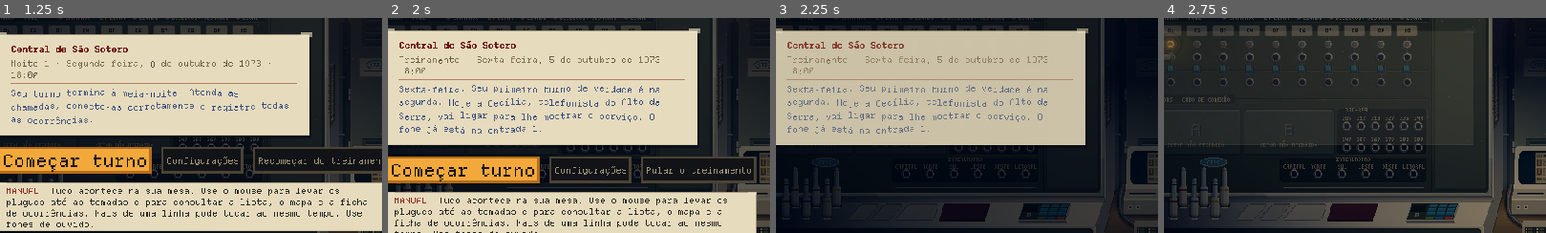
Above: before the commit, frames 1-4 (left to right).
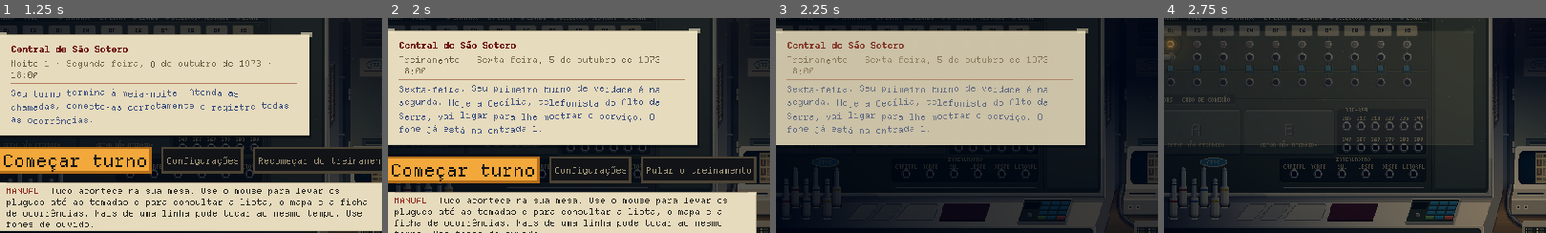
Above: after the commit, the same moments.

Repository: MendelDdS/Project-Switchboard
Game: Godot game, scene res://scenes/app.tscn
Same seed, same stepped clock (60 frames per second), same inputs: the game is played once before the commit and once after it.
Inputs:
- Up to frame 1 (1.25 s): click "Pular o treinamento" at 0.5 s
- Up to frame 2 (2 s): click "Recomeçar do treinamento" at 1.25 s
- Up to frame 3 (2.25 s): click "Começar turno" at 2 s
- Up to frame 4 (2.75 s): no input
The pictures show only the part of the screen within x 5-55%, y 15-65%; the shares and areas given below are measured in that part.

Frames 1-2 are identical in both runs. In frame 3, 0.5% of the frame differs, in the area x 63-78%, y 84-96%; in frame 4, 0.8%, in the area x 63-78%, y 84-97%.

Commit message:
fix(#0000): switchboard and dialer finish: the panel contact shadow on the shelf stops at the shelf tip (it opened 2 px to the right past it and fell on the side as a dark triangle); the shelf dialer is deeper (DEPTH 29, front kept by FRONT, _back) and 2 px lower, with taller keys and readout; its shadow also falls on the right (2 px, the outer one fainter); the line lamp is round (PixelArt.disc, not slanted, it read as a glyph) and centered under the readout, which is centered left of the keys; each key casts a 1 px shadow on the plate
Co-Authored-By: Claude Opus 5.5 <noreply@anthropic.com>
Claude-Session: https://claude.ai/code/session_01E6iU7HgwQq8Qs6iJkyPqsC

Diff:
--- a/scripts/ui/background.gd
+++ b/scripts/ui/background.gd
@@ -2749,8 +2749,9 @@
 			for j in range(2, 5):   # o risco de posição, pixel a pixel
 				draw_rect(Rect2((c + Vector2(cos(a), sin(a)) * j).floor(), Vector2.ONE), Pal.BOARD_INK)
 	draw_rect(Rect2(b.position.x, b.end.y, b.size.x, 3), SHELL[2])
-	_poly(PackedVector2Array([Vector2(b.position.x, b.end.y + 3), Vector2(b.end.x, b.end.y + 3),
-		Vector2(b.end.x + 2, b.end.y + 7), Vector2(b.position.x - 3, b.end.y + 7)]), Color(0, 0, 0, 0.3))
+	var lip := func(y: float) -> float: return floorf(lerpf(b.end.x, fx1, (y - b.end.y) / (sy - b.end.y)))   # a ponta da prateleira na linha `y` (por baixo: arredondada, sobrava 1 px)
+	_poly(PackedVector2Array([Vector2(b.position.x, b.end.y + 3), Vector2(lip.call(b.end.y + 3), b.end.y + 3),
+		Vector2(lip.call(b.end.y + 7), b.end.y + 7), Vector2(b.position.x - 3, b.end.y + 7)]), Color(0, 0, 0, 0.3))   # (até a ponta da prateleira: passando dela, caía na lateral, um triângulo escuro)
 	if b.position.y > vp.y + 1.0:   # os olhos estão acima do painel: o tampo dele aparece
 		var r := Switchboard.SHELL_R
 		var tl := b.position + Vector2(r, 0)
--- a/scripts/ui/dialer.gd
+++ b/scripts/ui/dialer.gd
@@ -13,13 +13,14 @@
 
 const Dialing := preload("res://scripts/dialing.gd")
 const DialView := preload("res://scripts/ui/dial_view.gd")
-const DEPTH := 22   ## da beira de trás à da frente, deitado
+const DEPTH := 29   ## da beira de trás à da frente, deitado: de trás, encosta no rodapé do painel...
+const FRONT := 13   ## ...e a da frente fica tanto abaixo da linha do meio da prateleira
 const FACE := 3     ## a frente, em pé
-const KEY := Vector2i(10, 4)   ## cada tecla, deitada (largura e fundura: o tampo na luz, o meio e a frente)...
+const KEY := Vector2i(10, 5)   ## cada tecla, deitada (largura e fundura: o tampo na luz, o meio e a frente)...
 const KEY_GAP := Vector2i(2, 1)   ## ...e o vão entre elas
-const KEYS_AT := Vector2i(25, 2)   ## o canto de trás à esquerda do teclado, na tampa: à direita, na fundura toda
-const SCREEN := Rect2i(3, 3, 19, 8)   ## o visor, na tampa, à esquerda do teclado...
-const LAMP_AT := Vector2i(11, 14)   ## ...e embaixo dele, a lâmpada de linha (3 × 3), com o aro em volta
+const KEYS_AT := Vector2i(25, 3)   ## o canto de trás à esquerda do teclado, na tampa: à direita, na fundura toda
+const SCREEN := Rect2i(4, 4, 19, 9)   ## o visor, na tampa, à esquerda do teclado...
+const LAMP_AT := Vector2i(13, 20)   ## ...e embaixo dele, a lâmpada de linha (o meio), redonda, no meio do vão até a beira da frente
 const BLINK := 0.5   ## s: a lâmpada acesa, depois apagada, chamando (como no de perto, `DialView.BLINK`)
 const ORDER := ["1", "2", "3", "4", "5", "6", "7", "8", "9", "DIAL", "0", "END"]   ## as teclas, linha a linha (`Dialing.key`)
 const SUNK_SEC := 0.15   ## s: a tecla apertada (aqui ou no de perto) fica afundada
@@ -45,7 +46,7 @@
 func _process(_delta: float) -> void:
 	_mid = _board._shelf_mid()
 	_cx = _board.dialer_x()
-	var r := Rect2(_cx - Switchboard.DIALER_W / 2.0 - 8.0, roundf(_mid - DEPTH / 2.0) - 3.0, Switchboard.DIALER_W + 16.0, DEPTH + FACE + 5.0)
+	var r := Rect2(_cx - Switchboard.DIALER_W / 2.0 - 8.0, _back() - 3.0, Switchboard.DIALER_W + 16.0, DEPTH + FACE + 5.0)
 	if r != Rect2(position, size):
 		position = r.position
 		size = r.size
@@ -77,13 +78,24 @@
 	return _board._receding(Vector2(end, _mid), y) - end
 
 
+## A linha da beira de trás (px da mesa).
+func _back() -> float:
+	return roundf(_mid) + FRONT - DEPTH
+
+
+## O ponto `p` da tampa (x ao longo do discador, y da beira de trás) na mesa, sem deitar (como as linhas do `_flat`).
+func _at(p: Vector2i) -> Vector2:
+	var y := _back() + p.y
+	return Vector2(_left(y) + p.x, y - (1.0 if _hover else 0.0))
+
+
 ## A beira esquerda do discador na linha `y` (px da mesa); a frente fica em pé e não deita mais.
 func _left(y: float) -> float:
-	return roundf(_cx - Switchboard.DIALER_W / 2.0 + _slant(minf(y, roundf(_mid - DEPTH / 2.0) + DEPTH - 1)))
+	return roundf(_cx - Switchboard.DIALER_W / 2.0 + _slant(minf(y, _back() + DEPTH - 1)))
 
 
 func _inside(p: Vector2) -> bool:
-	var y0 := roundf(_mid - DEPTH / 2.0) - (1.0 if _hover else 0.0)
+	var y0 := _back() - (1.0 if _hover else 0.0)
 	return p.y >= y0 and p.y < y0 + DEPTH + FACE and p.x >= _left(p.y) and p.x < _left(p.y) + Switchboard.DIALER_W
 
 
@@ -111,7 +123,7 @@
 ## Um retângulo `r` no plano da tampa (x ao longo do discador, y da beira de trás para a frente), cada linha no lugar
 ## dela na prateleira.
 func _flat(r: Rect2i, col: Color) -> void:
-	var y0 := roundf(_mid - DEPTH / 2.0) - (1.0 if _hover else 0.0)
+	var y0 := _back() - (1.0 if _hover else 0.0)
 	for v in range(r.position.y, r.end.y):
 		var y := y0 + v
 		draw_rect(Rect2(_left(y + (1.0 if _hover else 0.0)) + r.position.x, y, r.size.x, 1), col)
@@ -121,9 +133,15 @@
 	draw_set_transform(-position)
 	var w := int(Switchboard.DIALER_W)
 	var s := Pal.SHELL
-	# a sombra na prateleira, a caixa (a tampa e a frente em pé) com as quinas quebradas
-	var y0 := roundf(_mid - DEPTH / 2.0)
-	draw_rect(Rect2(_left(y0 + DEPTH) + 1.0, y0 + DEPTH + FACE, w, 1), Color(0, 0, 0, 0.3))
+	# a sombra na prateleira, embaixo da frente e à direita (como a dos broches), mais fraca na beira de fora; a caixa
+	# (a tampa e a frente em pé) com as quinas quebradas
+	var y0 := _back()
+	for v in range(2, DEPTH + FACE + 1):
+		var y := y0 + v
+		var x := _left(y) + w
+		draw_rect(Rect2(x, y, 1, 1), Color(0, 0, 0, 0.3))
+		draw_rect(Rect2(x + 1, y, 1, 1), Color(0, 0, 0, 0.15))
+	draw_rect(Rect2(_left(y0 + DEPTH) + 1.0, y0 + DEPTH + FACE, w - 1, 1), Color(0, 0, 0, 0.3))
 	_flat(Rect2i(1, 0, w - 2, 1), s[7])
 	_flat(Rect2i(0, 1, w, DEPTH - 1), s[6])
 	_flat(Rect2i(0, 1, 1, DEPTH - 1), s[7])   # a beira da esquerda na luz, a da direita na sombra
@@ -138,10 +156,9 @@
 	if dialing != null and dialing.digits != "":   # no meio do visor (as letras do `tiny` ficam nas linhas 3 a 7 da imagem)
 		var mid := y0 - (1.0 if _hover else 0.0) + SCREEN.get_center().y
 		draw_texture(PixelArt.tiny(dialing.digits), Vector2(_left(mid + (1.0 if _hover else 0.0)) + SCREEN.position.x + 4, roundf(mid) - 5.0), Pal.GREEN)
-	# a lâmpada, no aro creme
-	_flat(Rect2i(LAMP_AT - Vector2i.ONE, Vector2i(5, 5)), s[4])
+	# a lâmpada, redonda no aro creme (sem deitar: pequena, linha a linha virava um borrão dentado)
 	var lamp := _lamp()
-	_flat(Rect2i(LAMP_AT, Vector2i(3, 3)), Pal.LAMP_GLASS if lamp.a == 0.0 else lamp)
+	draw_texture(PixelArt.disc(5, [[1.5, Pal.LAMP_GLASS if lamp.a == 0.0 else lamp], [2.5, s[5], s[4], s[3]]]), _at(LAMP_AT) - Vector2(2, 2))
 	# o teclado: as teclas com o tampo na luz e a frente na sombra; Discar e Encerrar nos cantos de baixo
 	for i in 12:
 		var k := KEYS_AT + Vector2i(i % 3, i / 3) * (KEY + KEY_GAP)
@@ -153,6 +170,7 @@
 		_flat(Rect2i(k, Vector2i(KEY.x, 1)), cap[3])
 		_flat(Rect2i(k + Vector2i(0, 1), Vector2i(KEY.x, KEY.y - 2)), cap[2])
 		_flat(Rect2i(k + Vector2i(0, KEY.y - 1), Vector2i(KEY.x, 1)), cap[1])
+		_flat(Rect2i(k + Vector2i(0, KEY.y), Vector2i(KEY.x, 1)), Color(0, 0, 0, 0.35))   # a sombra na placa: a tecla salta dela
 
 
 func _draw_pop() -> void:
@@ -162,7 +180,7 @@
 	var cap := T.text(T.Key.DIAL_TITLE)
 	var tape := get_theme_stylebox("normal", "TapedLabel")
 	var ts := (Pal.ui.get_string_size(cap, HORIZONTAL_ALIGNMENT_LEFT, -1, 11) + tape.get_minimum_size()).round()
-	var at := Vector2(minf(roundf(_cx - ts.x / 2.0), _board.size.x - ts.x - 2.0), roundf(_mid - DEPTH / 2.0) - ts.y - 6.0)
+	var at := Vector2(minf(roundf(_cx - ts.x / 2.0), _board.size.x - ts.x - 2.0), _back() - ts.y - 6.0)
 	tape.draw(_pop.get_canvas_item(), Rect2(at, ts))
 	_pop.draw_string(Pal.ui, at + Vector2(tape.content_margin_left, tape.content_margin_top + Pal.ui.get_ascent(11)), cap,
 		HORIZONTAL_ALIGNMENT_LEFT, -1, 11, get_theme_color("default_color", "TapedLabel"))
Not shown, changed: HISTORICO.md
